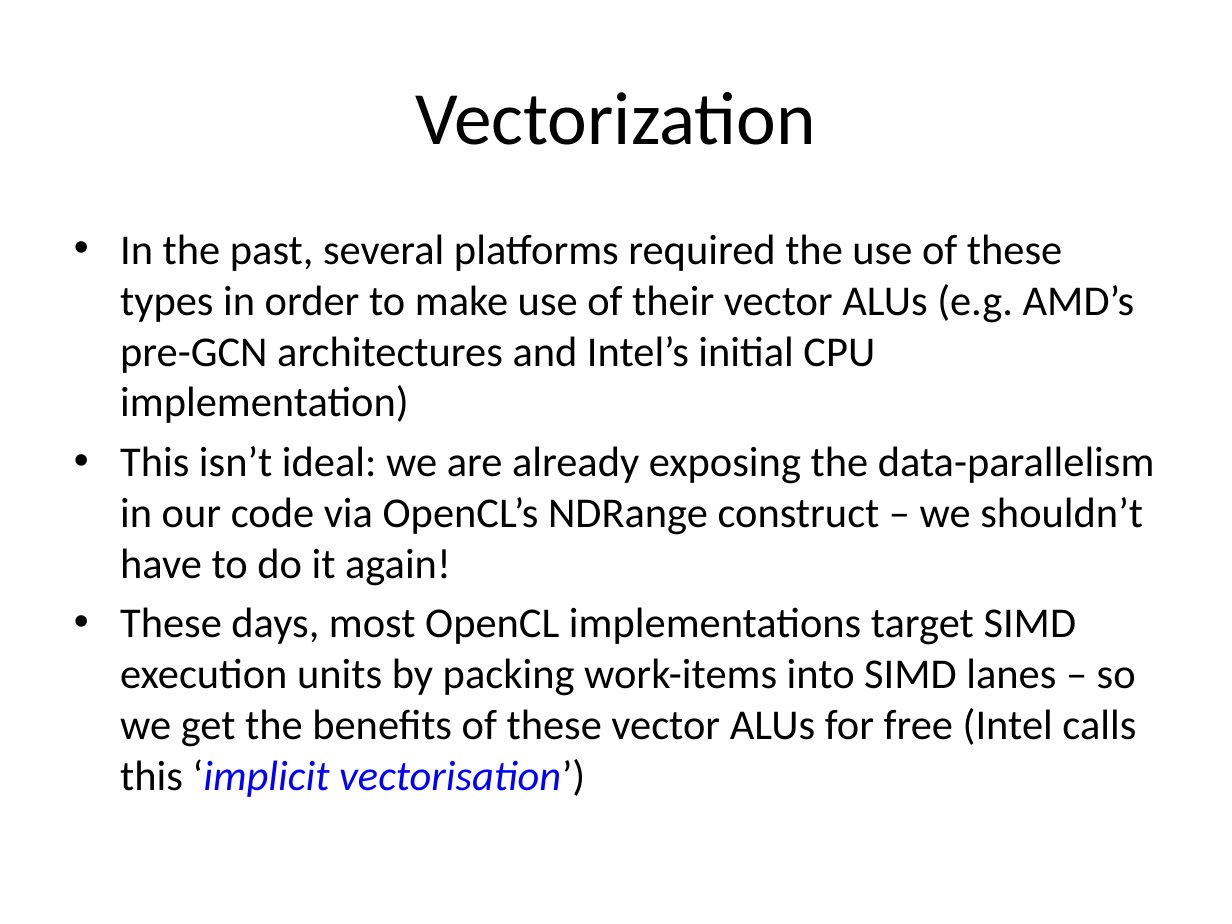
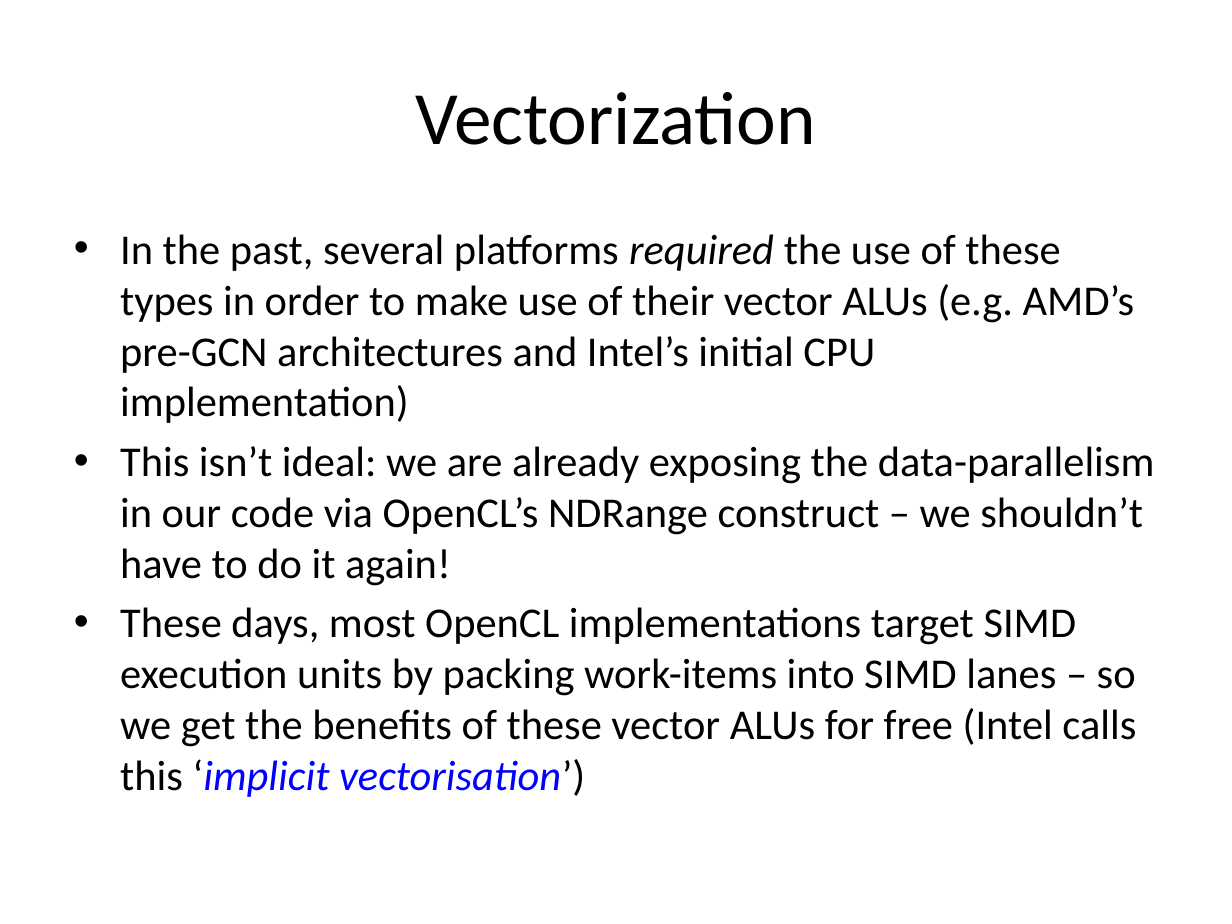
Before and after one commit to UoB-HPC/opencl-training-code, a slide deck: slide 66 of slides/advanced_part3.pptx. Drawn at 1232x924 pixels with LibreOffice and Linux fonts; fonts in the diff are those of the drawing. Boxes give left, top, right and bottom in pixels: in the first picture for what was removed or moved away, otherwise in the second. Text is boxed around its words. In the diff, an @@ line names an element or a change of style, - is before the commit and + after.

```diff
--- a/slides/advanced_part3.pptx
+++ b/slides/advanced_part3.pptx
@@ text at (120, 234, 1135, 423): italic on in "required" @@
```
Also in this commit, not shown: 4 other slides changed.
